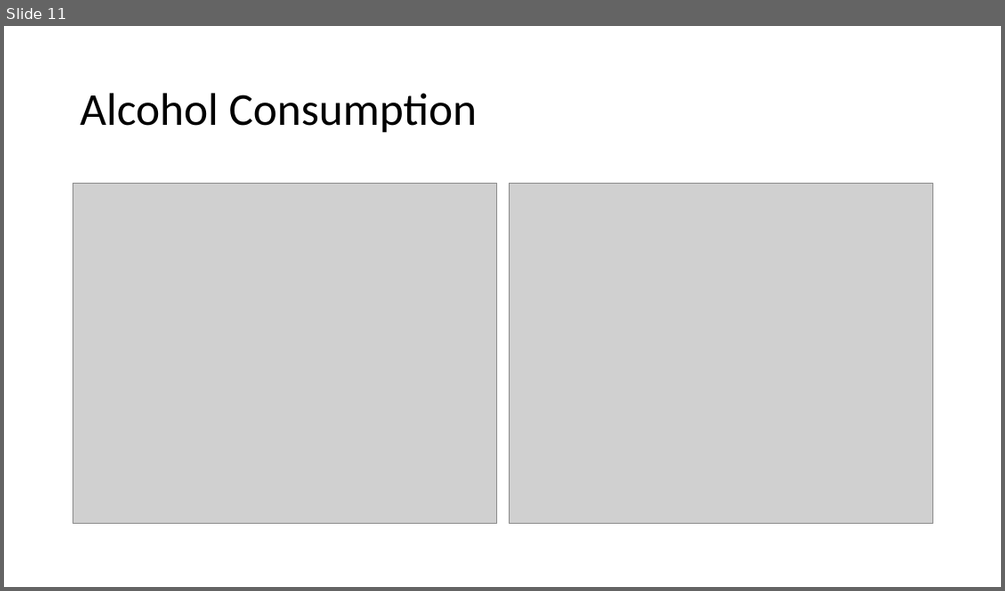
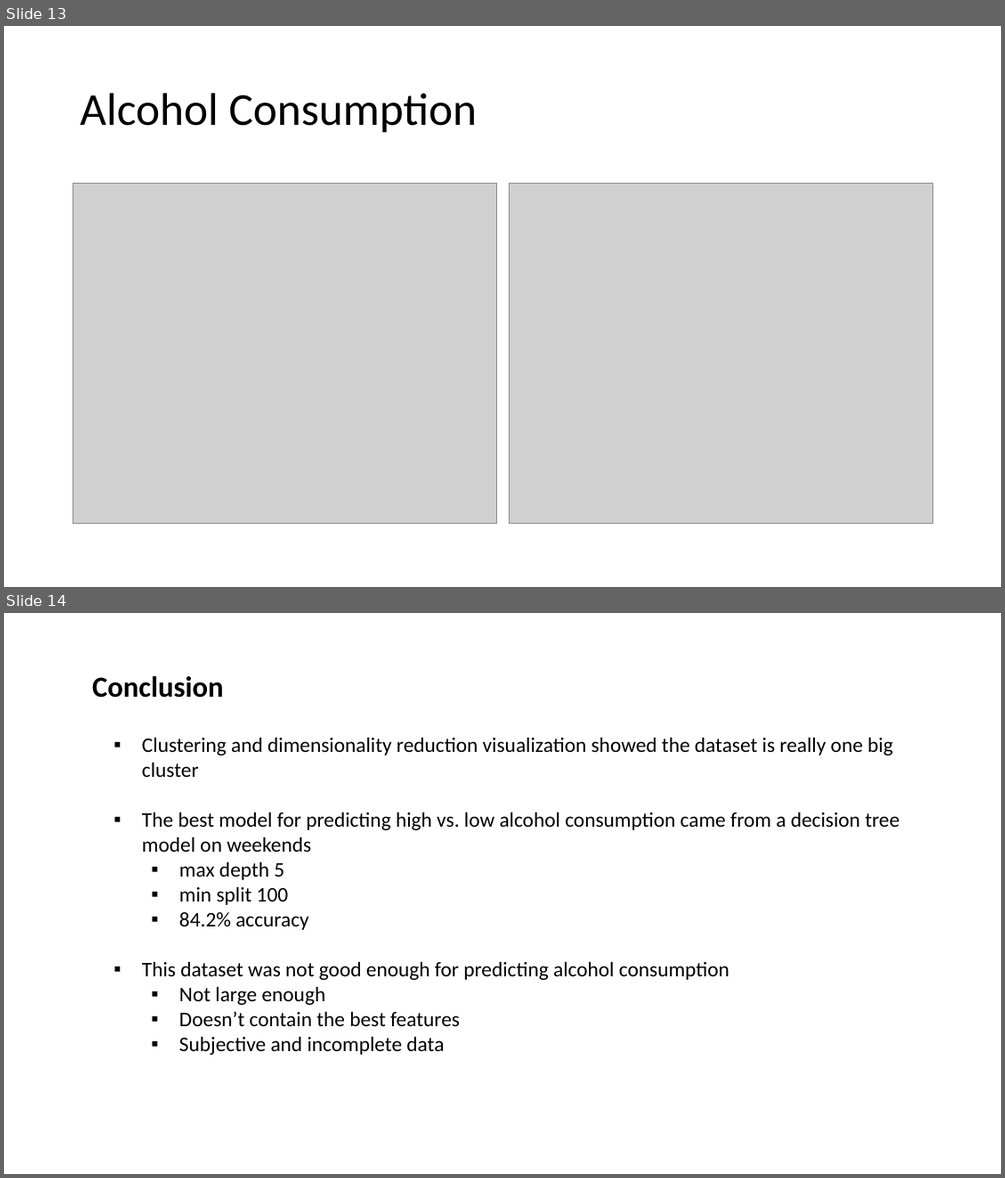
Before and after one commit to fagan2888/DataSci_Final_Project, a slide deck: Slides/Nipun Slides.pptx. Shown one above the other, each under a label of ours: slide 11 before the commit, slides 13 and 14 after it. The pictures are 1005x591 and 1005x1178 pixels, drawn with LibreOffice and Linux fonts; fonts in the diff are those of the drawing; grey boxes stand for pictures. Boxes give left, top, right and bottom in pixels: in the first picture for what was removed or moved away, otherwise in the second. Text is boxed around its words. In the diff, an @@ line names an element or a change of style, - is before the commit and + after.

Commit message:
added slides

```diff
--- a/Slides/Nipun Slides.pptx
+++ b/Slides/Nipun Slides.pptx
@@ slide 14 added at (4,613,1001,1174), background #FFFFFF @@
@@ text added at (92,676,224,698), 28 pt, text #000000, bold @@
+Conclusion
@@ text added at (142,737,899,1054), 20 pt, text #000000 @@
+▪ Clustering and dimensionality reduction visualization showed the dataset is really one big cluster
+  ▪ The best model for predicting high vs. low alcohol consumption came from a decision tree model on weekends
+    ▪ max depth 5
+    ▪ min split 100
+    ▪ 84.2% accuracy
+▪ This dataset was not good enough for predicting alcohol consumption
+  ▪ Not large enough
+  ▪ Doesn’t contain the best features
+  ▪ Subjective and incomplete data
@@ what was slide 11 is now slide 13 @@
```
Also in this commit, not shown: 2 other slides added.
